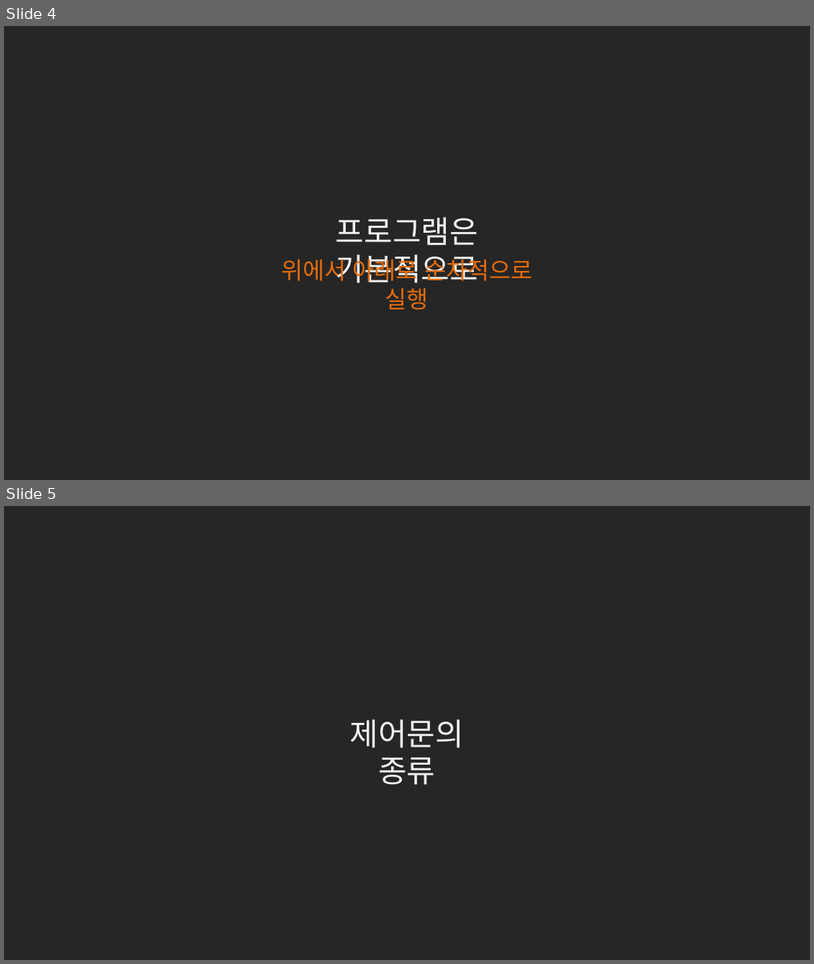
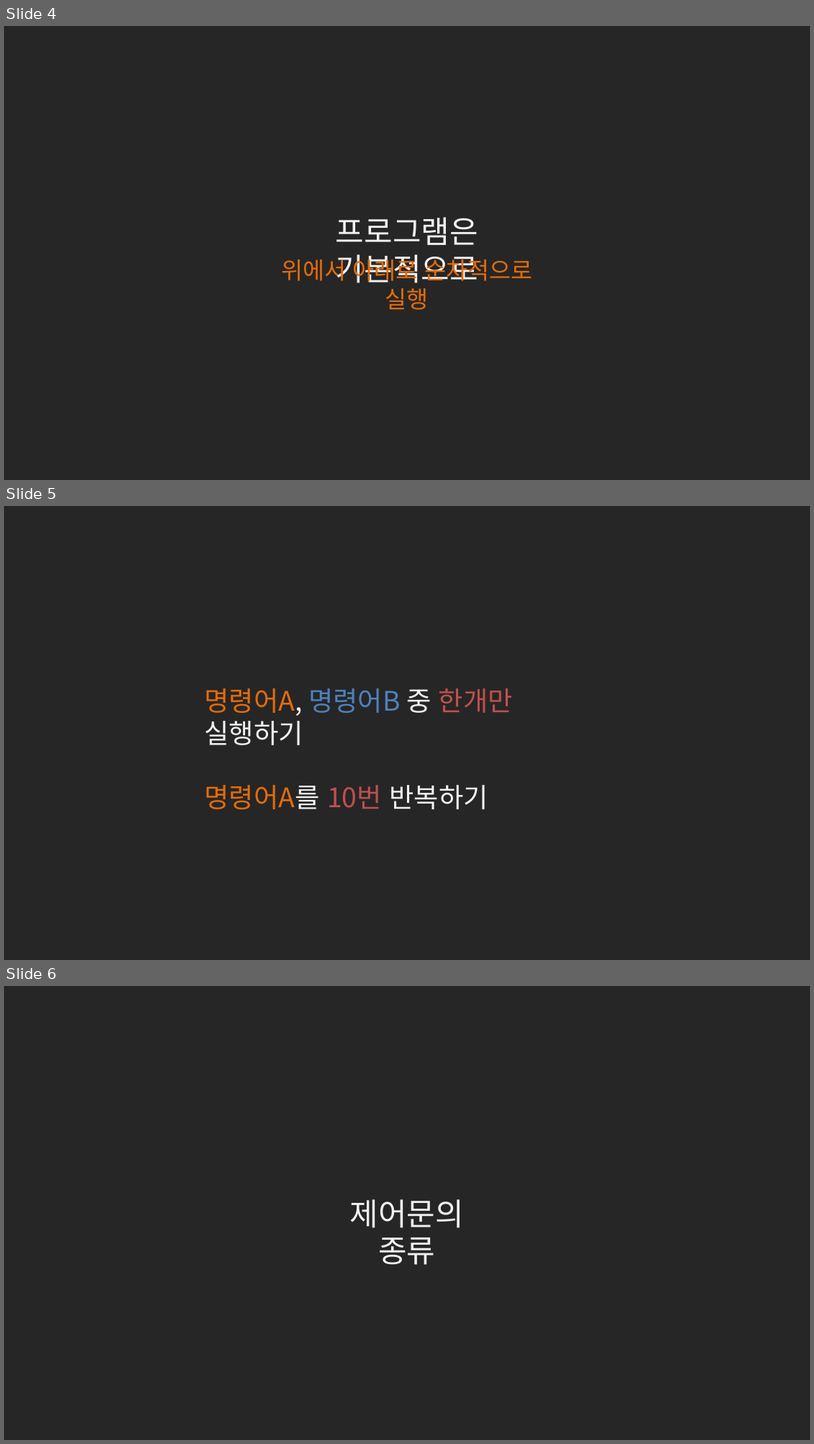
Before and after one commit to kwonkijun/python, a slide deck: 파이썬기초(PPT)/NEW_2021버전/파이썬 기초 6강_조건문.pptx. Shown one above the other, each under a label of ours: slides 4 and 5 before the commit, slides 4, 5 and 6 after it. The pictures are 814x964 and 814x1444 pixels, drawn with LibreOffice and Linux fonts; fonts in the diff are those of the drawing. Boxes give left, top, right and bottom in pixels: in the first picture for what was removed or moved away, otherwise in the second. Text is boxed around its words. In the diff, an @@ line names an element or a change of style, - is before the commit and + after.

```diff
--- a/파이썬기초(PPT)/NEW_2021버전/파이썬 기초 6강_조건문.pptx
+++ b/파이썬기초(PPT)/NEW_2021버전/파이썬 기초 6강_조건문.pptx
@@ slide 5 added at bbox=[4, 506, 810, 960], background #262626 @@
@@ text added at bbox=[204, 688, 513, 809], 32 pt, text #F2F2F2 @@
+명령어A, 명령어B 중 한개만 실행하기
+명령어A를 10번 반복하기
@@ what was slide 5 is now slide 6 @@
```
Also in this commit, not shown: 3 slides changed, 1 other slide added, 1 slide removed, 32 other files.
